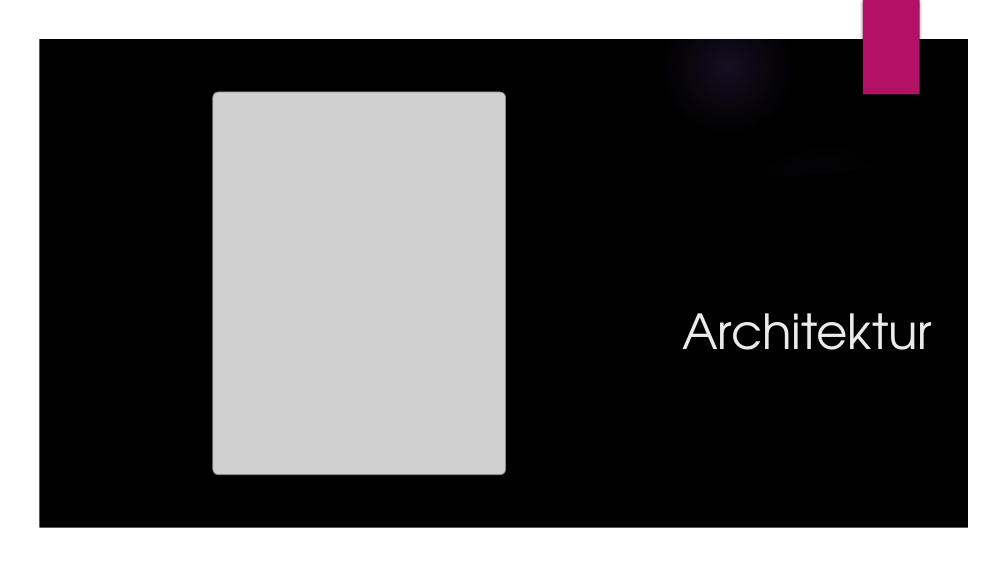
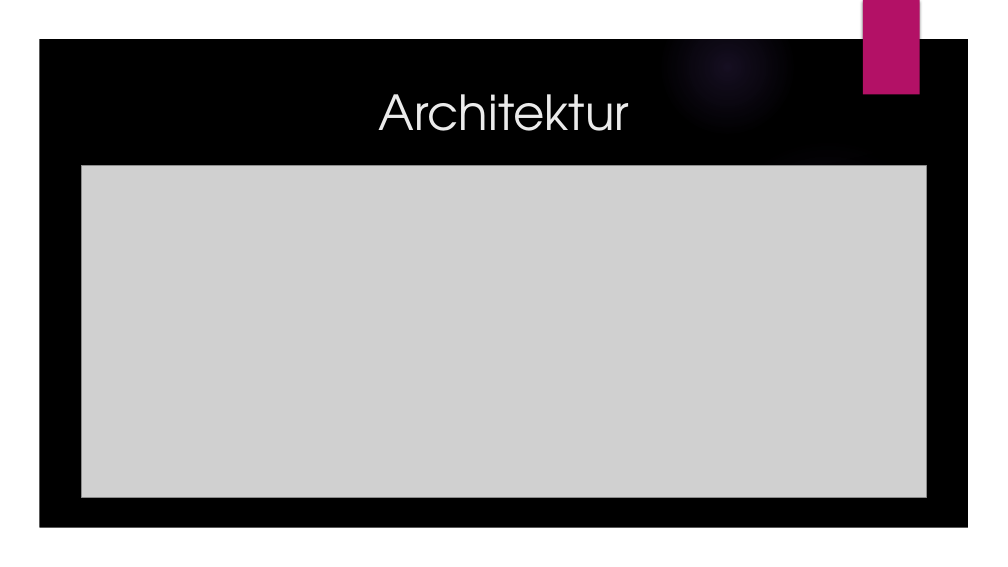
Before and after one commit to yourChoiceHO/Documentation, a slide deck: slide 14 of Präsentation/YourChoice.pptx. Drawn at 1008x567 pixels with LibreOffice and Linux fonts; fonts in the diff are those of the drawing; grey boxes stand for pictures; background and template pictures are left out. Boxes give left, top, right and bottom in pixels: in the first picture for what was removed or moved away, otherwise in the second. Text is boxed around its words. In the diff, an @@ line names an element or a change of style, - is before the commit and + after.

Commit message:
Replaced the architecture diagram on presentation slides

```diff
--- a/Präsentation/YourChoice.pptx
+++ b/Präsentation/YourChoice.pptx
@@ title "Architektur": place and size @@
-title "Architektur" at box(682, 313, 932, 350)
+title "Architektur" at box(379, 94, 629, 131)
@@ title "Architektur" at box(379, 94, 629, 131): alignment left to centre; vertical alignment bottom to middle @@
@@ picture removed at box(213, 92, 506, 475) @@
@@ picture added at box(82, 166, 926, 498) @@
```
